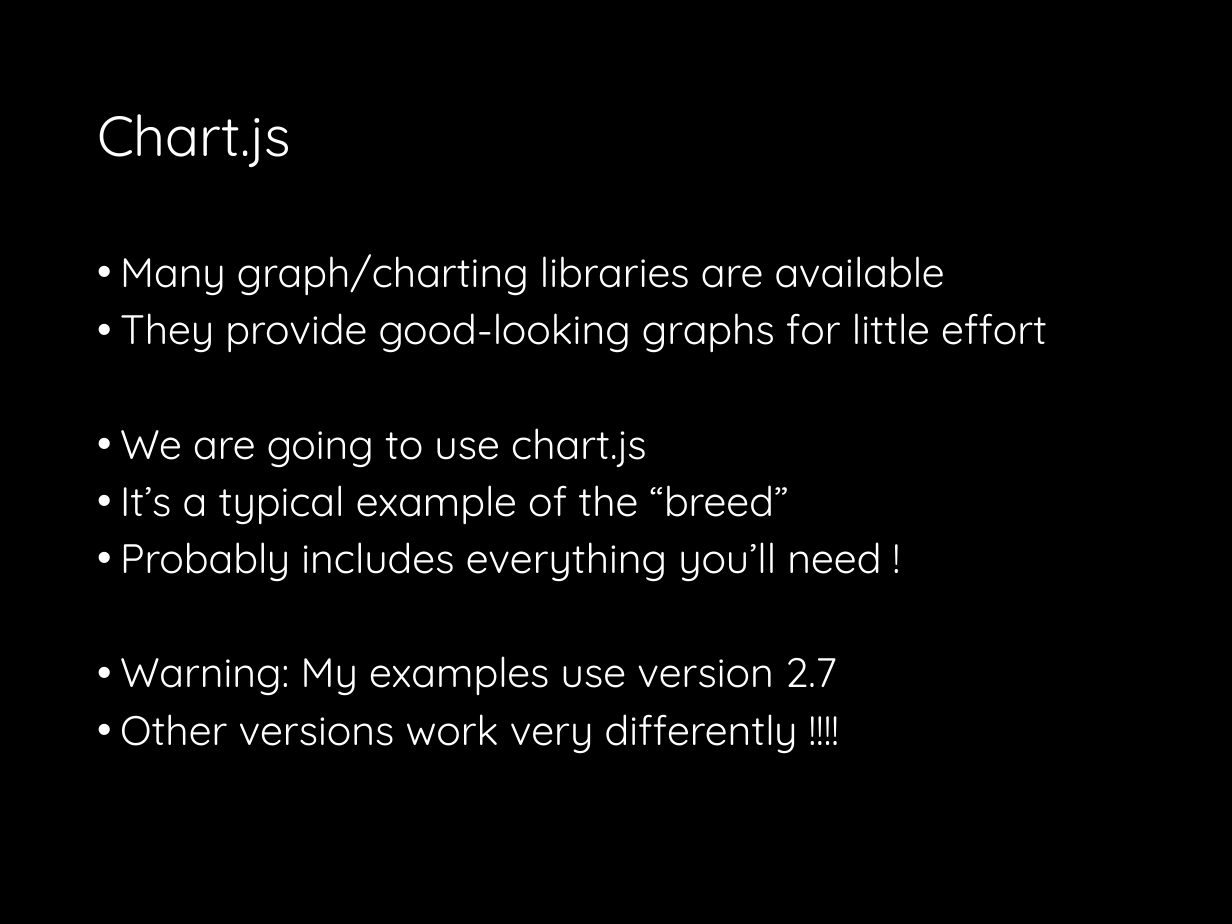
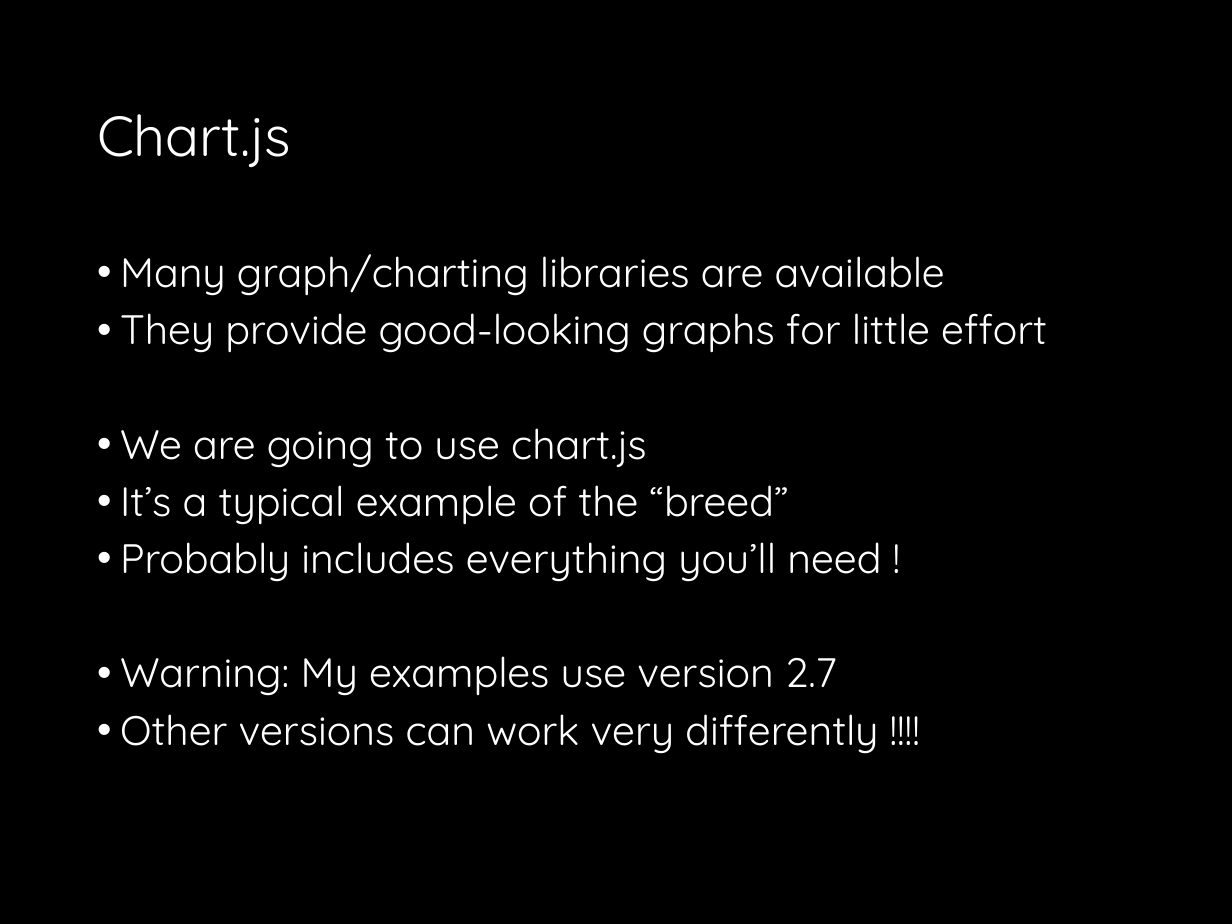
Before and after one commit to drslock/SPE2018, a slide deck: slide 17 of Lecture Slides/20 js canvas charts.pptx. Drawn at 1232x924 pixels with LibreOffice and Linux fonts; fonts in the diff are those of the drawing. Boxes give left, top, right and bottom in pixels: in the first picture for what was removed or moved away, otherwise in the second. Text is boxed around its words. In the diff, an @@ line names an element or a change of style, - is before the commit and + after.

```diff
--- a/Lecture Slides/20 js canvas charts.pptx
+++ b/Lecture Slides/20 js canvas charts.pptx
@@ text at (120,714,878,754): text changed @@
-• Other versions work very differently !!!!
+• Other versions can work very differently !!!!
```
Also in this commit, not shown: 2 other slides changed.
